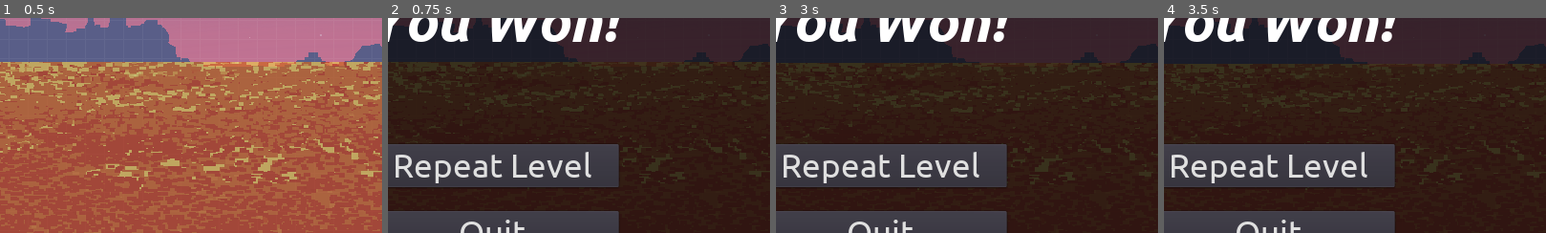
Above: before the commit, frames 1-4 (left to right).
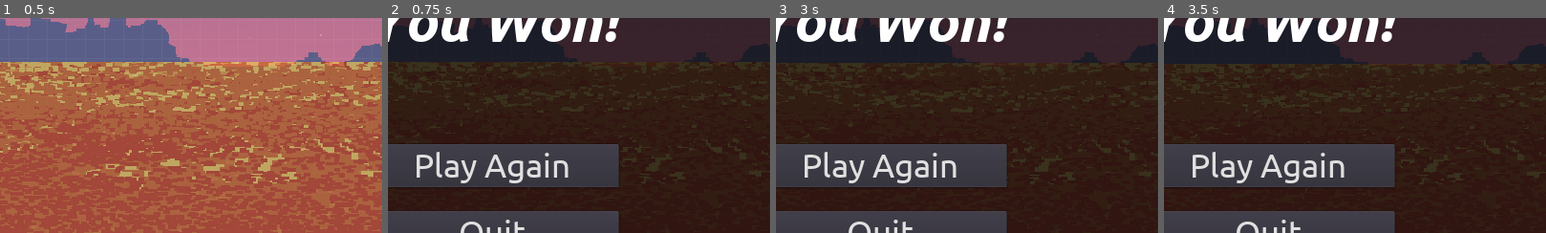
Above: after the commit, the same moments.

Repository: jtuttle/bridger
Game: Godot game, scene res://objects/levels/game/game.tscn
Two runs of this game, one before a commit and one after it. Both use one fixed random seed, a clock stepped at 60 frames per second and the inputs below.
Inputs:
- Up to frame 1 (0.5 s): no input
- Up to frame 2 (0.75 s): hold Escape (bring_up_ui) from 0.53 s (still down); hold Space (drop_piece) from 0.53 s (still down)
- Up to frame 3 (3 s): release Escape (bring_up_ui) at 1.25 s; release Space (drop_piece) at 1.25 s; click "Repeat Level" (after the commit: "Play Again") at 1.25 s; tap Up (rotate_clockwise) at 2.1 s; tap Enter at 2.75 s; hold Escape (bring_up_ui) from 2.78 s (still down); hold Down (rotate_counter_clockwise) from 2.78 s (still down)
- Up to frame 4 (3.5 s): keep holding Escape (bring_up_ui); keep holding Down (rotate_counter_clockwise)
The pictures show only the part of the screen within x 36-86%, y 26-76%; the shares and areas given below are measured in that part.

Frame 1 is identical in both runs. In frame 2, 2.8% of the frame differs, in the area x 2-54%, y 62-77%; in frame 3, 2.8%; in frame 4, 2.8%.

Commit message:
Repeat Level => Play Again

Diff:
--- a/objects/UI/lose_screen/lose_screen.tscn
+++ b/objects/UI/lose_screen/lose_screen.tscn
@@ -51,7 +51,7 @@
 margin_right = 320.0
 margin_bottom = 251.0
 custom_fonts/font = SubResource( 2 )
-text = "Repeat Level"
+text = "Play Again"
 
 [node name="quit_button" type="Button" parent="center_container/v_box_container"]
 margin_top = 281.0
--- a/objects/UI/win_screen/win_screen.tscn
+++ b/objects/UI/win_screen/win_screen.tscn
@@ -53,7 +53,7 @@
 margin_right = 317.0
 margin_bottom = 251.0
 custom_fonts/font = SubResource( 2 )
-text = "Repeat Level"
+text = "Play Again"
 
 [node name="quit_button" type="Button" parent="v_box_container"]
 margin_top = 281.0
--- a/objects/levels/game/game.tscn
+++ b/objects/levels/game/game.tscn
@@ -1,8 +1,8 @@
 [gd_scene load_steps=8 format=2]
 
-[ext_resource path="res://objects/UI/win_screen/win_screen.tscn" type="PackedScene" id=1]
-[ext_resource path="res://objects/levels/level_1/level_1.tscn" type="PackedScene" id=2]
-[ext_resource path="res://objects/UI/lose_screen/lose_screen.tscn" type="PackedScene" id=3]
+[ext_resource path="res://objects/UI/lose_screen/lose_screen.tscn" type="PackedScene" id=1]
+[ext_resource path="res://objects/UI/win_screen/win_screen.tscn" type="PackedScene" id=2]
+[ext_resource path="res://objects/levels/level_1/level_1.tscn" type="PackedScene" id=3]
 [ext_resource path="res://objects/levels/level_controller.gd" type="Script" id=4]
 [ext_resource path="res://sounds/MetalHit1.ogg" type="AudioStream" id=5]
 [ext_resource path="res://sounds/Ambience.ogg" type="AudioStream" id=6]
Not shown: 2 places in objects/levels/game/game.tscn that only renumber resources
